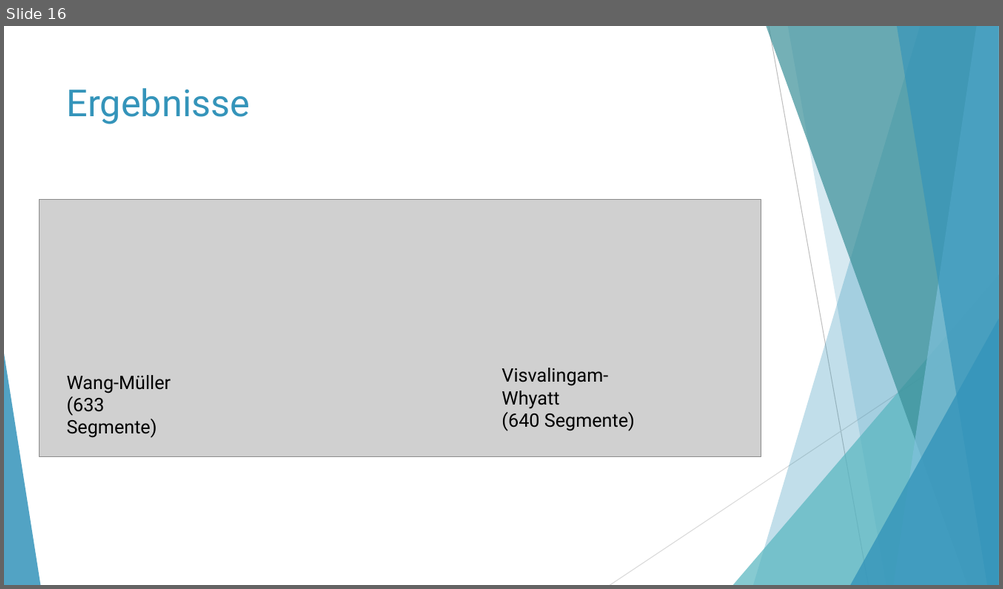
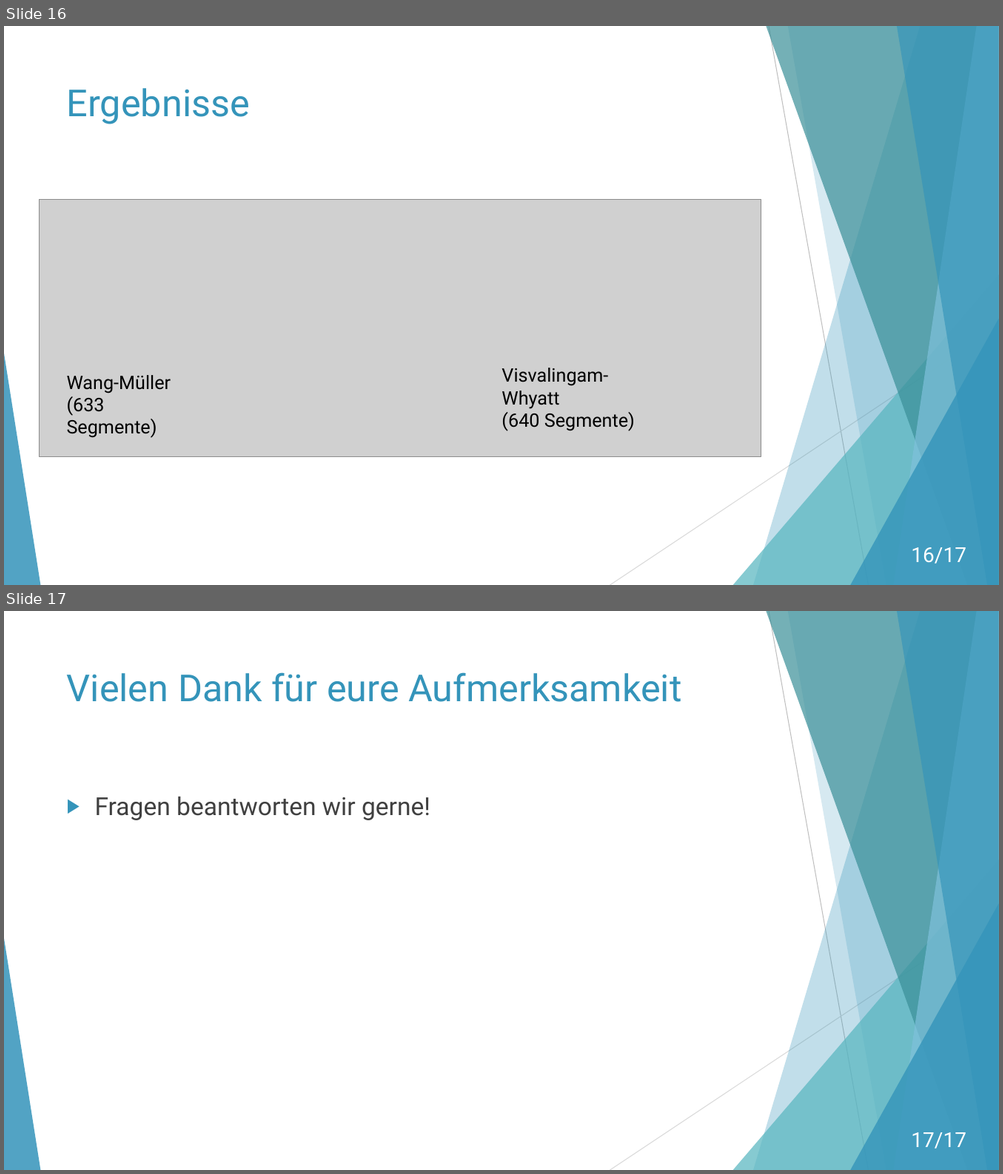
Before and after one commit to moritzhe/algokarto, a slide deck: Wang-Müller.pptx. Shown one above the other, each under a label of ours: slide 16 before the commit, slides 16 and 17 after it. The pictures are 1003x589 and 1003x1174 pixels, drawn with LibreOffice and Linux fonts; fonts in the diff are those of the drawing; grey boxes stand for pictures. Boxes give left, top, right and bottom in pixels: in the first picture for what was removed or moved away, otherwise in the second. Text is boxed around its words. In the diff, an @@ line names an element or a change of style, - is before the commit and + after.

```diff
--- a/Wang-Müller.pptx
+++ b/Wang-Müller.pptx
@@ slide 17 added at (x1=4, y1=611, x2=999, y2=1170), background #FFFFFF; not listed: 10 template elements that a slide beside it also shows @@
@@ title added at (x1=67, y1=672, x2=681, y2=702), 36 pt, text #3494BA @@
+Vielen Dank für eure Aufmerksamkeit
@@ text added at (x1=95, y1=797, x2=430, y2=820), 24 pt, text #404040 @@
+▶ Fragen beantworten wir gerne!
@@ page number added at (x1=910, y1=1133, x2=966, y2=1149), 20 pt, text #FFFFFF @@
+17/17
@@ slide 16 changed as well @@
@@ page number added at (x1=910, y1=548, x2=966, y2=564), 20 pt, text #FFFFFF @@
+16/17
```
Also in this commit, not shown: 14 other slides changed.
